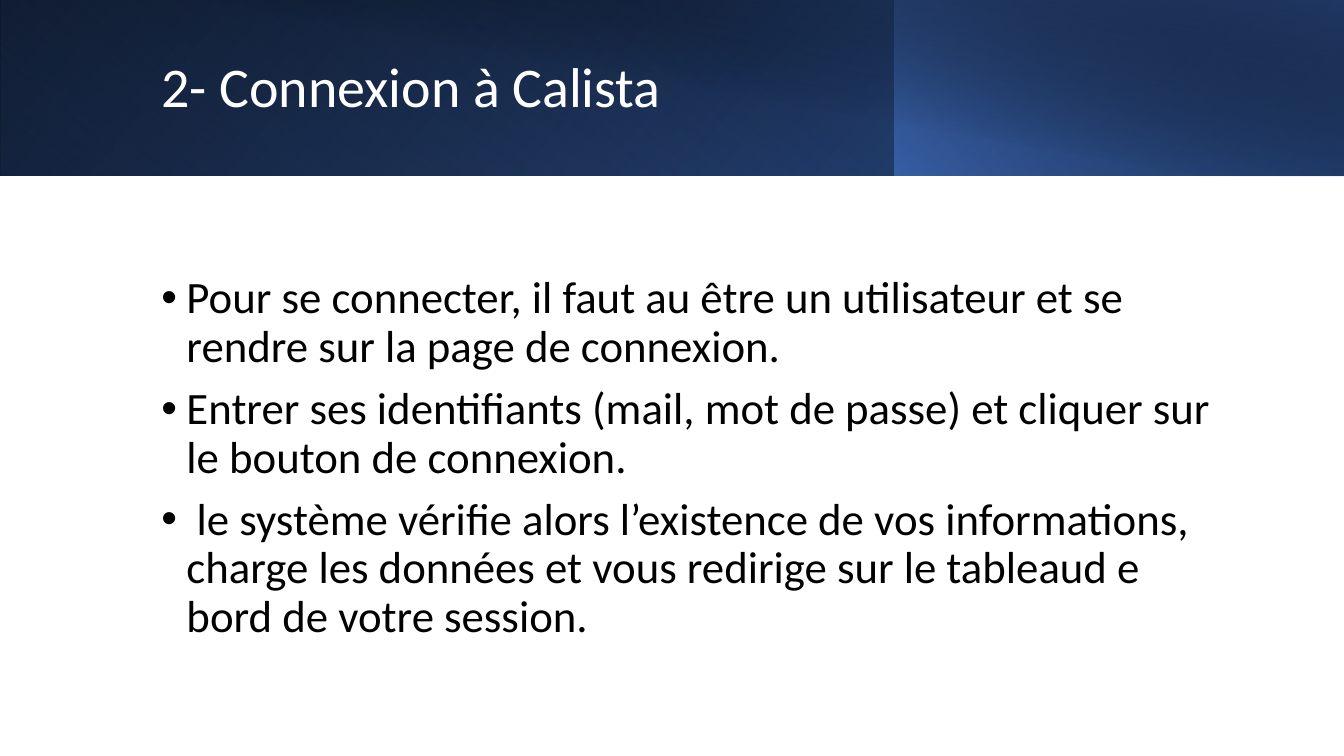
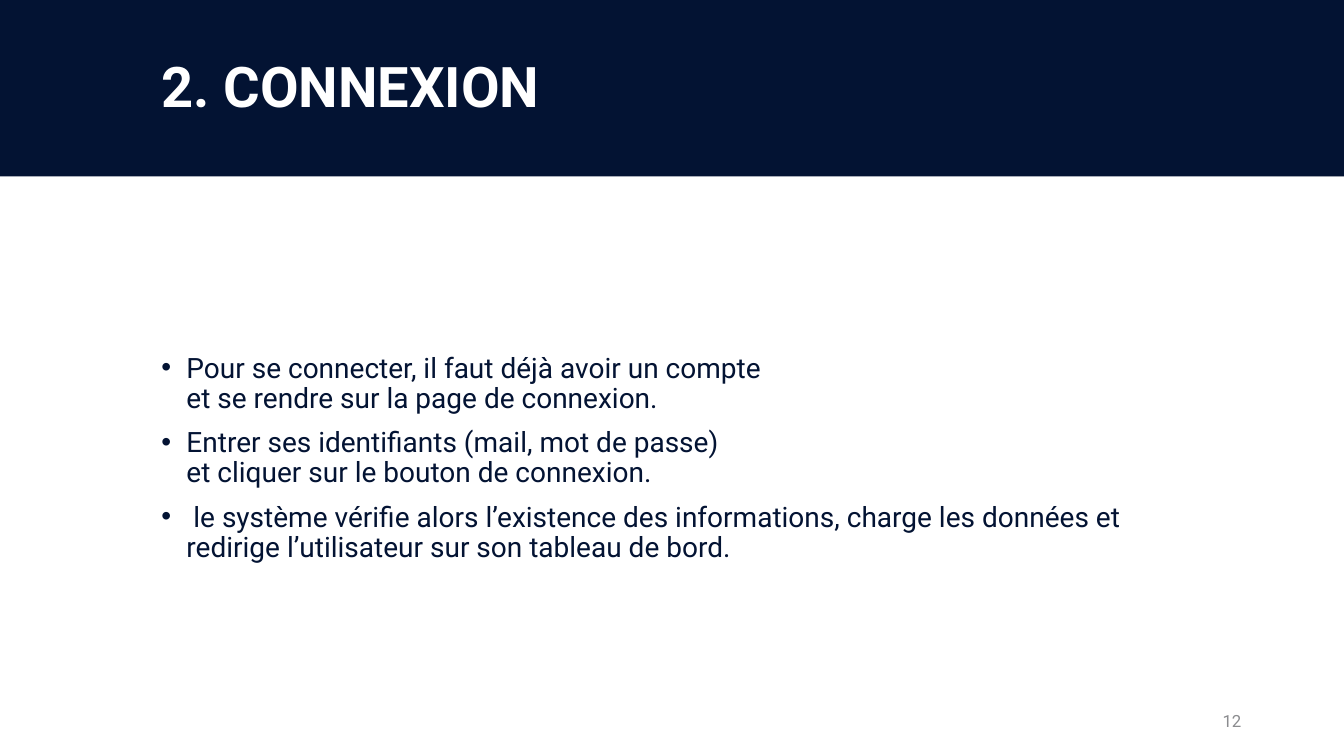
Before and after one commit to mrstph/project-calista, a slide deck: slide 12 of dossier-analyse/dossier-analyse.pptx (slide 11 before the commit). Drawn at 1344x756 pixels with LibreOffice and Linux fonts; fonts in the diff are those of the drawing. Boxes give left, top, right and bottom in pixels: in the first picture for what was removed or moved away, otherwise in the second. Text is boxed around its words. In the diff, an @@ line names an element or a change of style, - is before the commit and + after.

```diff
--- a/dossier-analyse/dossier-analyse.pptx
+++ b/dossier-analyse/dossier-analyse.pptx
@@ rectangle at box(0, 0, 1344, 175): fill gradient #000000 to #2F5597 to gradient #000000 to #C2530F @@
@@ rectangle at box(0, 0, 895, 175): fill gradient #4472C4 to #203864 to gradient #EE7429 to #81380A @@
@@ rectangle added at box(0, 0, 1344, 176), fill #031333 @@
@@ rectangle at box(50, 0, 1344, 176): fill gradient #000000 to #203864 to gradient #000000 to #81380A @@
@@ rectangle at box(894, 0, 1344, 175): fill gradient #4472C4 to #000000 to gradient #EE7429 to #000000 @@
@@ title at box(161, 66, 540, 108): text changed; font Calibri to Roboto; bold on @@
-2- Connexion à Calista
+2. CONNEXION
@@ text at box(186, 356, 761, 414): text changed; size 32 to 20 pt; font Calibri to Roboto; text colour #000000 to #031333 @@
-• Pour se connecter, il faut au être un utilisateur et se rendre sur la page de connexion.
+• Pour se connecter, il faut déjà avoir un compte
+  et se rendre sur la page de connexion.
@@ text at box(186, 429, 718, 488): size 32 to 20 pt, font Calibri to Roboto, text colour #000000 to #031333 in "Entrer ses identifiants (mail, mot de passe) ..." @@
@@ text at box(186, 505, 1120, 563): text changed; size 32 to 20 pt; font Calibri to Roboto; text colour #000000 to #031333 @@
-• le système vérifie alors l’existence de vos informations, charge les données et vous redirige sur le tableaud e bord de votre session.
+• le système vérifie alors l’existence des informations, charge les données et redirige l’utilisateur sur son tableau de bord.
@@ page number added at box(1223, 715, 1242, 727), 12 pt, text #8C8C90 @@
+12
```
Also in this commit, not shown: 42 other slides changed, 4 slides added, 1 slide removed, 37 other files.
